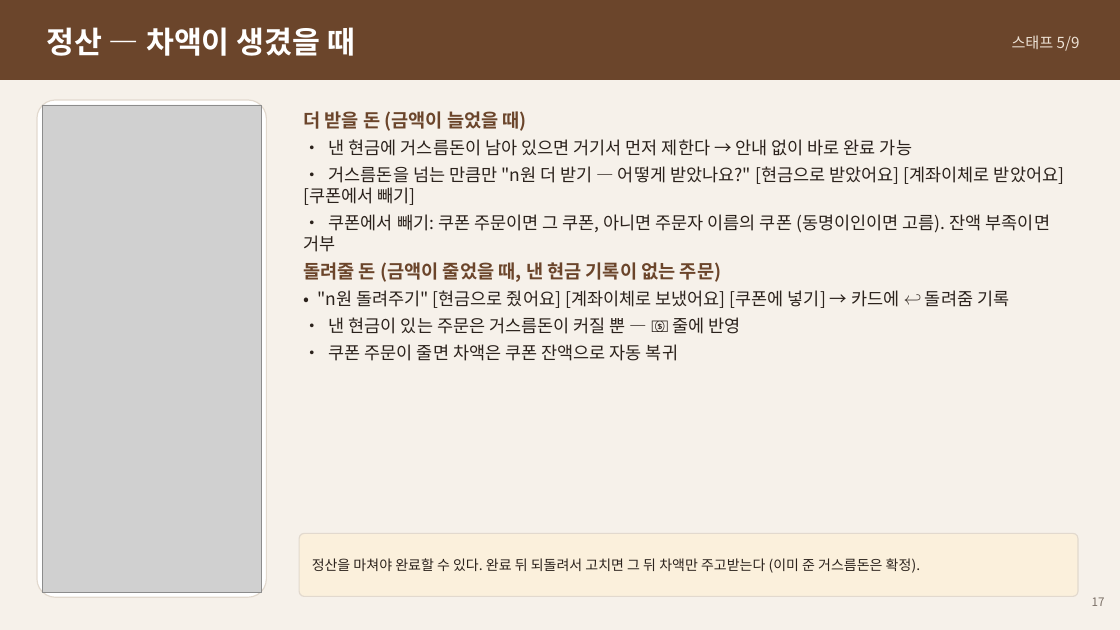
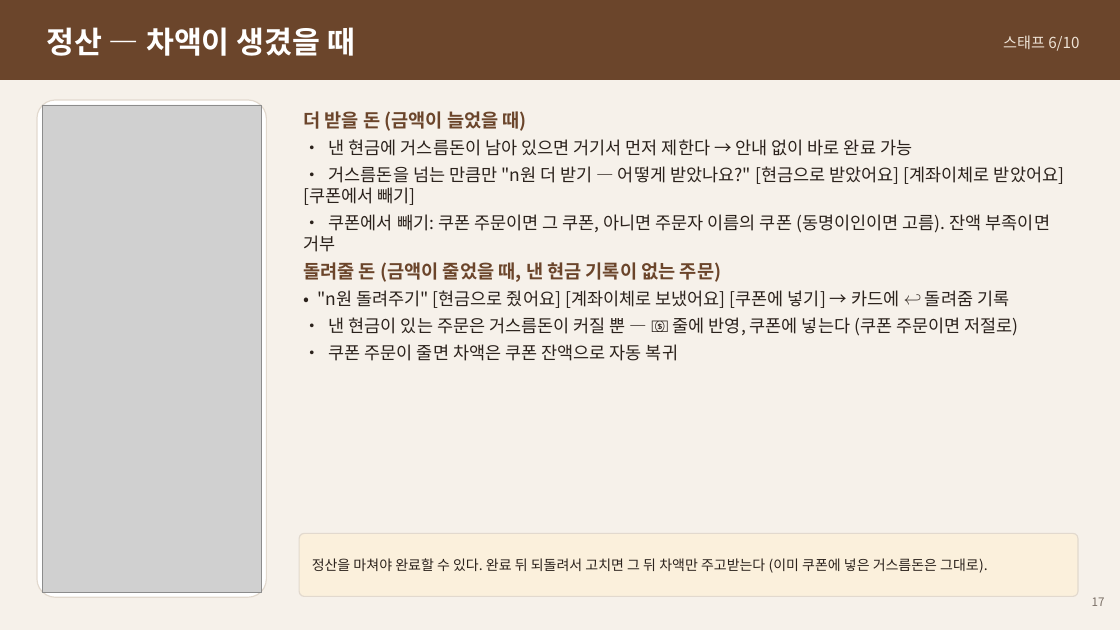
Before and after one commit to Danjjinbibbang/shine_kiosk, a slide deck: slide 17 of docs/manual/열린카페-사용자매뉴얼.pptx. Drawn at 1120x630 pixels with LibreOffice and Linux fonts; fonts in the diff are those of the drawing; grey boxes stand for pictures. Boxes give left, top, right and bottom in pixels: in the first picture for what was removed or moved away, otherwise in the second. Text is boxed around its words. In the diff, an @@ line names an element or a change of style, - is before the commit and + after.

```diff
--- a/docs/manual/열린카페-사용자매뉴얼.pptx
+++ b/docs/manual/열린카페-사용자매뉴얼.pptx
@@ text at [1003, 35, 1079, 51]: text changed @@
-스태프 5/9
+스태프 6/10
@@ text at [329, 317, 1018, 336]: text changed @@
-• 낸 현금이 있는 주문은 거스름돈이 커질 뿐 — 💵 줄에 반영
+• 낸 현금이 있는 주문은 거스름돈이 커질 뿐 — 💵 줄에 반영, 쿠폰에 넣는다 (쿠폰 주문이면 저절로)
@@ text at [312, 558, 987, 573]: text changed @@
-정산을 마쳐야 완료할 수 있다. 완료 뒤 되돌려서 고치면 그 뒤 차액만 주고받는다 (이미 준 거스름돈은 확정).
+정산을 마쳐야 완료할 수 있다. 완료 뒤 되돌려서 고치면 그 뒤 차액만 주고받는다 (이미 쿠폰에 넣은 거스름돈은 그대로).
```
Also in this commit, not shown: 17 other slides changed, 1 slide added, 1 slide removed, 43 other files.
